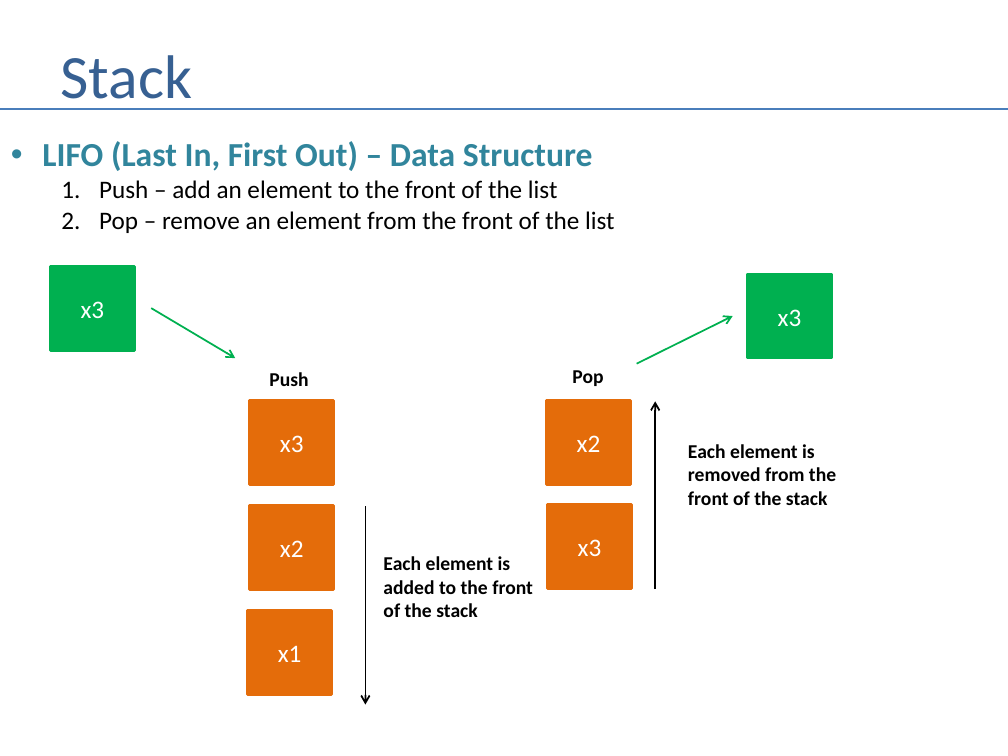
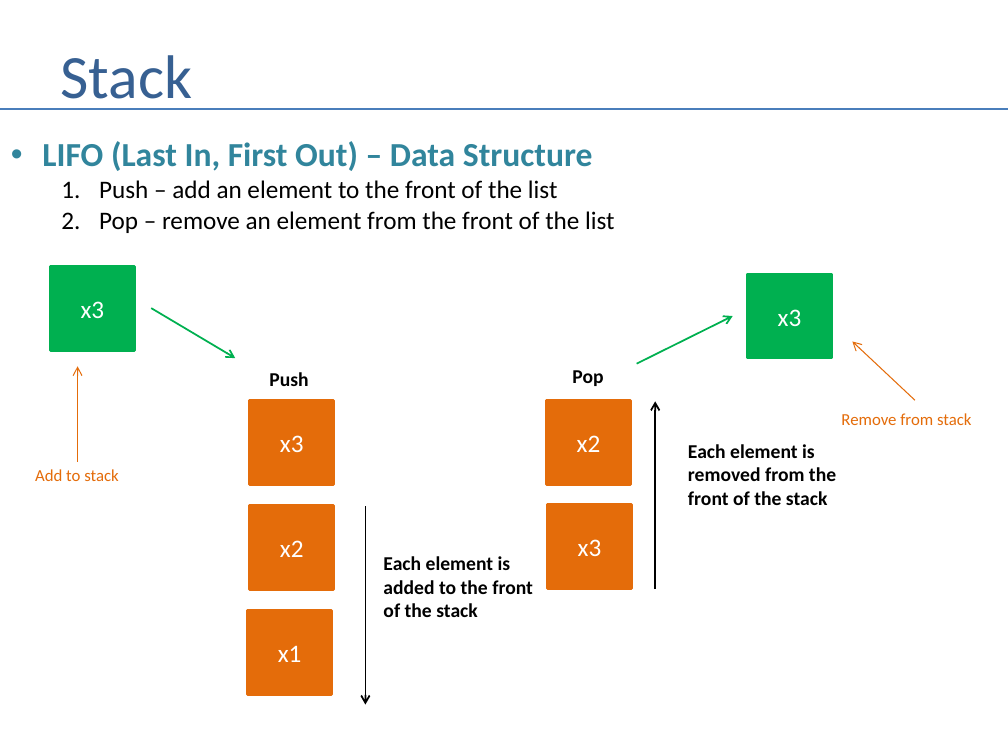
Before and after one commit to andrewferlitsch/Portland-Data-Science-Group, a slide deck: slide 22 of Presentations/Whiteboarding.pptx. Drawn at 1008x756 pixels with LibreOffice and Linux fonts; fonts in the diff are those of the drawing. Boxes give left, top, right and bottom in pixels: in the first picture for what was removed or moved away, otherwise in the second. Text is boxed around its words. In the diff, an @@ line names an element or a change of style, - is before the commit and + after.

```diff
--- a/Presentations/Whiteboarding.pptx
+++ b/Presentations/Whiteboarding.pptx
@@ arrow added from (915, 400) to (853, 342), #E46C0A 0.75 pt @@
@@ arrow added from (78, 462) to (78, 366), #E46C0A 0.75 pt @@
@@ text added at (841, 413, 972, 425), 12 pt, text #E46C0A @@
+Remove from stack
@@ text added at (35, 469, 119, 481), 12 pt, text #E46C0A @@
+Add to stack
```
Also in this commit, not shown: 8 other slides changed.
